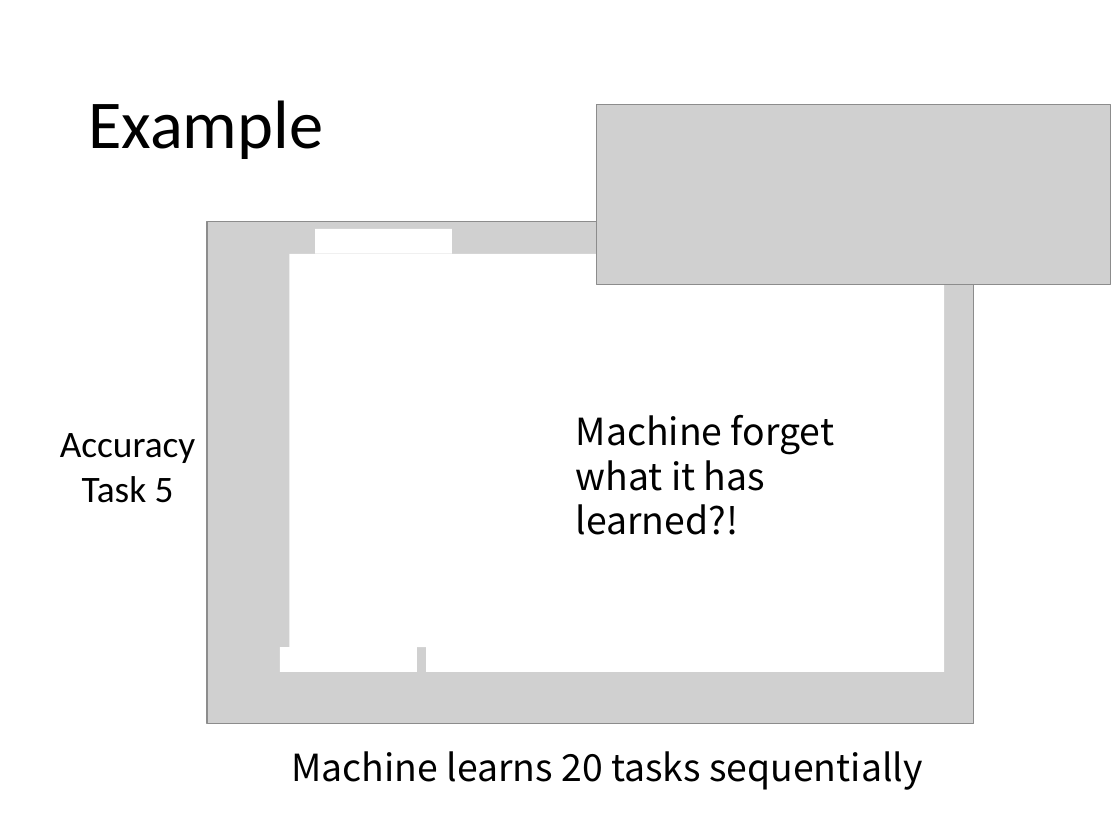
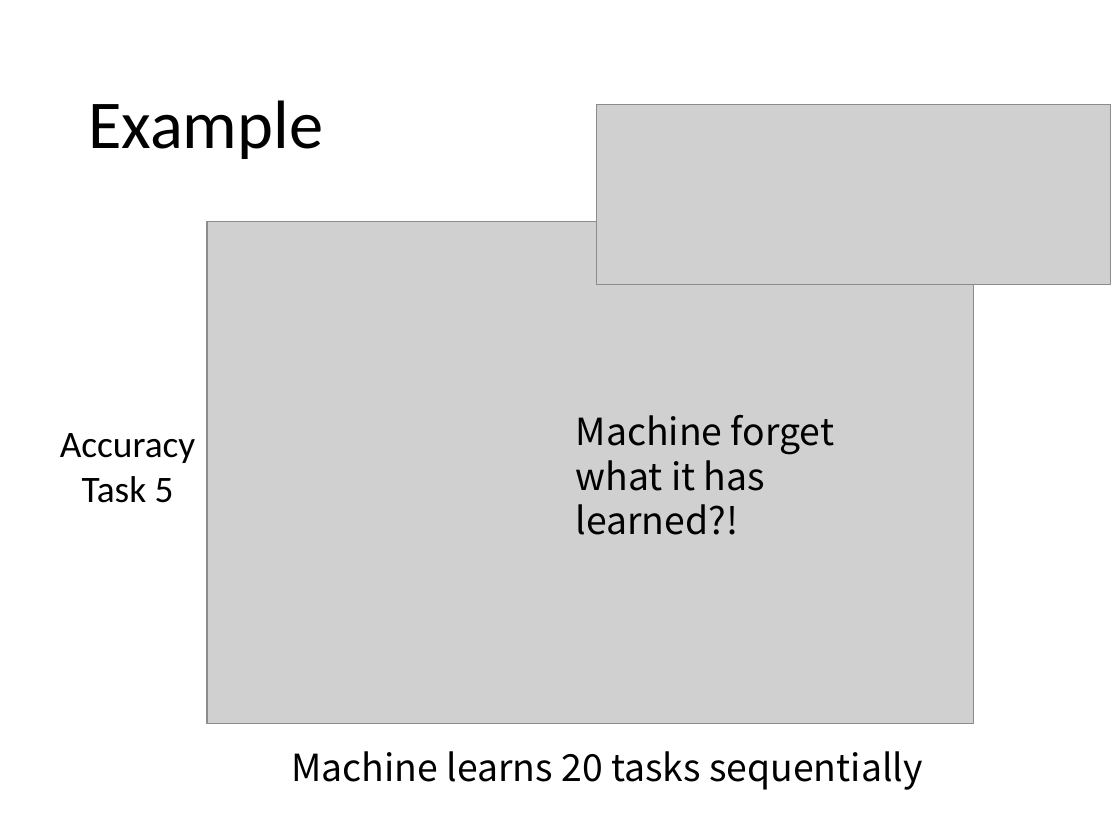
Before and after one commit to Sihan-A/LEE_ML_2021, a slide deck: slide 8 of ppt_slides_notes/084-085_life-long-learning.pptx. Drawn at 1120x840 pixels with LibreOffice and Linux fonts; fonts in the diff are those of the drawing; grey boxes stand for pictures. Boxes give left, top, right and bottom in pixels: in the first picture for what was removed or moved away, otherwise in the second. Text is boxed around its words. In the diff, an @@ line names an element or a change of style, - is before the commit and + after.

```diff
--- a/ppt_slides_notes/084-085_life-long-learning.pptx
+++ b/ppt_slides_notes/084-085_life-long-learning.pptx
@@ rectangle removed at (315, 228, 451, 253) @@
@@ rectangle removed at (289, 254, 426, 647) @@
@@ rectangle removed at (427, 254, 945, 672) @@
@@ rectangle removed at (280, 647, 417, 672) @@
```
Also in this commit, not shown: 2 other slides changed, 4 other files.
